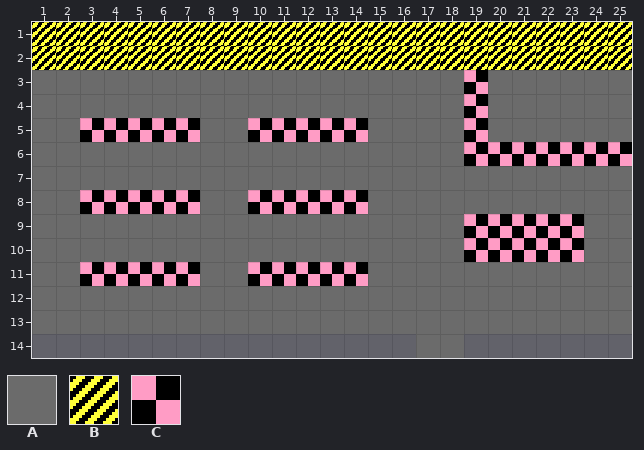
Two states of a Tiled map, Assets/Graphics/Maps/Template/StoreTemplate.tmx. This is how it looked before the edit.
Cells are 16x16 px. Shown: x 1..25, y 1..14.
Key: from "DebugGraybox": A 2, B 4, C 9.
_ is an empty cell.
Layer "Gbox" before, first column x 1:
 1 BBBBBBBBBBBBBBBBBBBBBBBBB
 2 BBBBBBBBBBBBBBBBBBBBBBBBB
 3 AAAAAAAAAAAAAAAAAACAAAAAA
 4 AAAAAAAAAAAAAAAAAACAAAAAA
 5 AACCCCCAACCCCCAAAACAAAAAA
 6 AAAAAAAAAAAAAAAAAACCCCCCC
 7 AAAAAAAAAAAAAAAAAAAAAAAAA
 8 AACCCCCAACCCCCAAAAAAAAAAA
 9 AAAAAAAAAAAAAAAAAACCCCCAA
10 AAAAAAAAAAAAAAAAAACCCCCAA
11 AACCCCCAACCCCCAAAAAAAAAAA
12 AAAAAAAAAAAAAAAAAAAAAAAAA
13 AAAAAAAAAAAAAAAAAAAAAAAAA
14 ________________AA_______
Once edited:
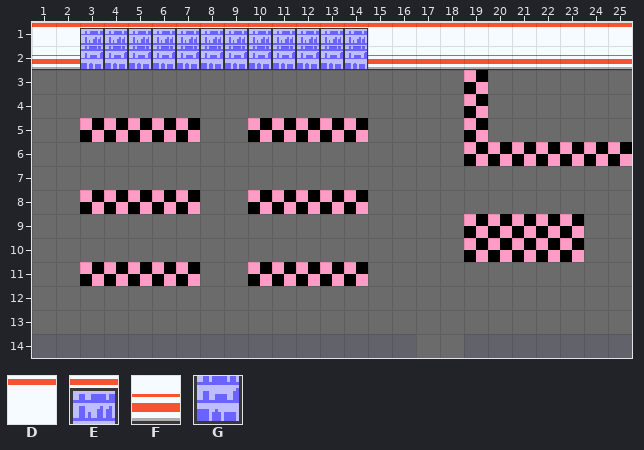
Further tiles: from "Office": D 80, E 81, F 90, G 91.
From the commit log: Updated office tileset
From old to new:
Layer "Gbox":
y 1: x 1..25 BBBBBBBBBBBBBBBBBBBBBBBBB -> DDEEEEEEEEEEEEDDDDDDDDDDD
y 2: x 1..25 BBBBBBBBBBBBBBBBBBBBBBBBB -> FFGGGGGGGGGGGGFFFFFFFFFFF
